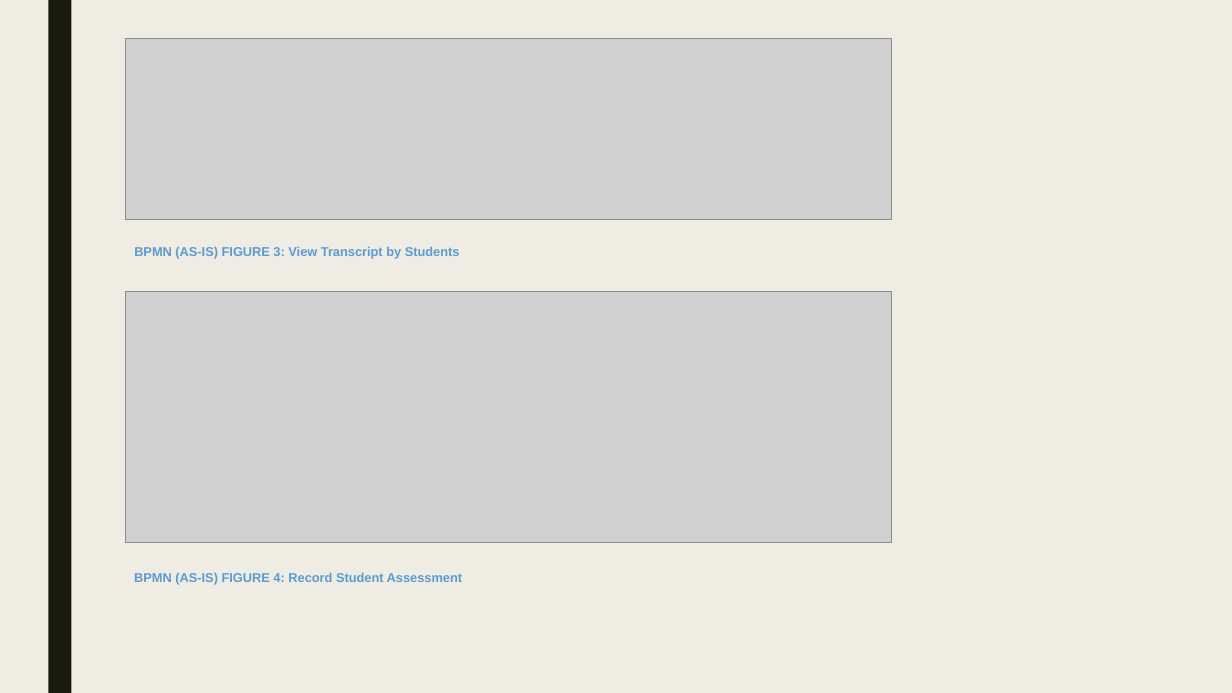
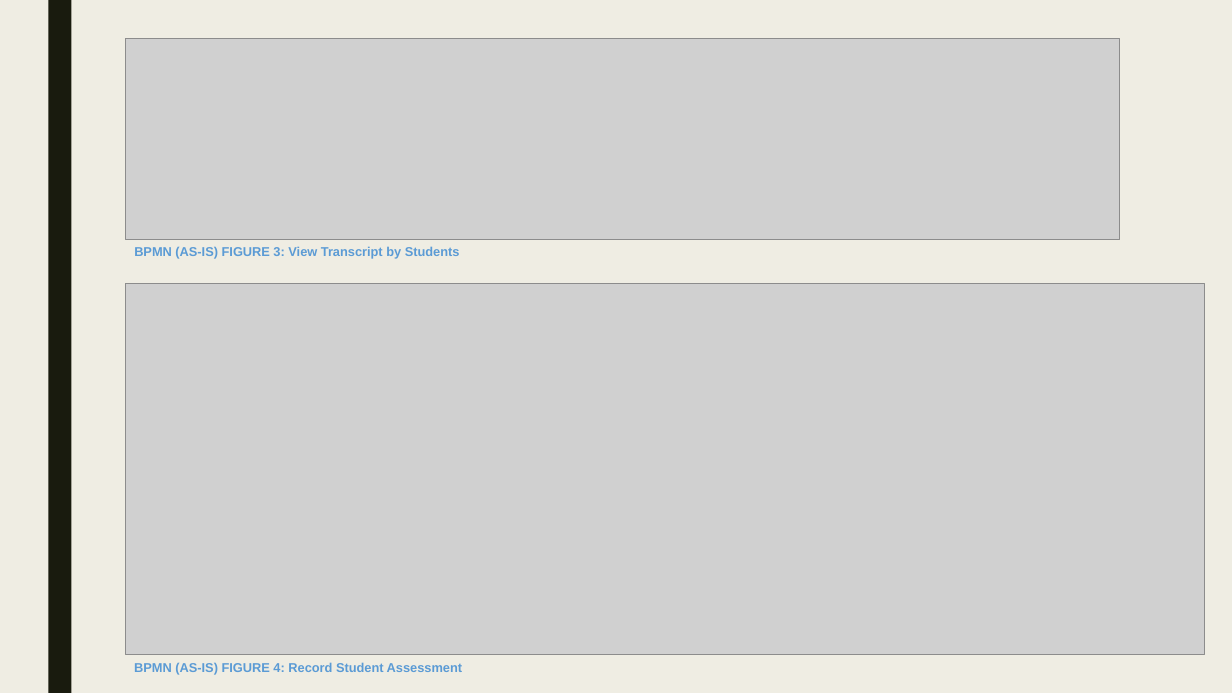
Before and after one commit to moon672/cse-303-1-spring-2021-group-3, a slide deck: slide 13 of Report/PRESENTATION/New Microsoft PowerPoint Presentation.pptx. Drawn at 1232x693 pixels with LibreOffice and Linux fonts; fonts in the diff are those of the drawing; grey boxes stand for pictures. Boxes give left, top, right and bottom in pixels: in the first picture for what was removed or moved away, otherwise in the second. Text is boxed around its words. In the diff, an @@ line names an element or a change of style, - is before the commit and + after.

```diff
--- a/Report/PRESENTATION/New Microsoft PowerPoint Presentation.pptx
+++ b/Report/PRESENTATION/New Microsoft PowerPoint Presentation.pptx
@@ picture: place and size @@
-picture at (125, 38, 891, 219)
+picture at (125, 38, 1120, 239)
@@ picture removed at (125, 291, 891, 542) @@
@@ picture added at (125, 284, 1205, 655) @@
@@ text "BPMN (AS-IS) FIGURE 4: Record ...": place and size @@
-text "BPMN (AS-IS) FIGURE 4: Record ..." at (134, 572, 462, 585)
+text "BPMN (AS-IS) FIGURE 4: Record ..." at (134, 662, 462, 674)
```
Also in this commit, not shown: 7 other slides changed, 2 slides added, 1 slide removed, 1 other file.
